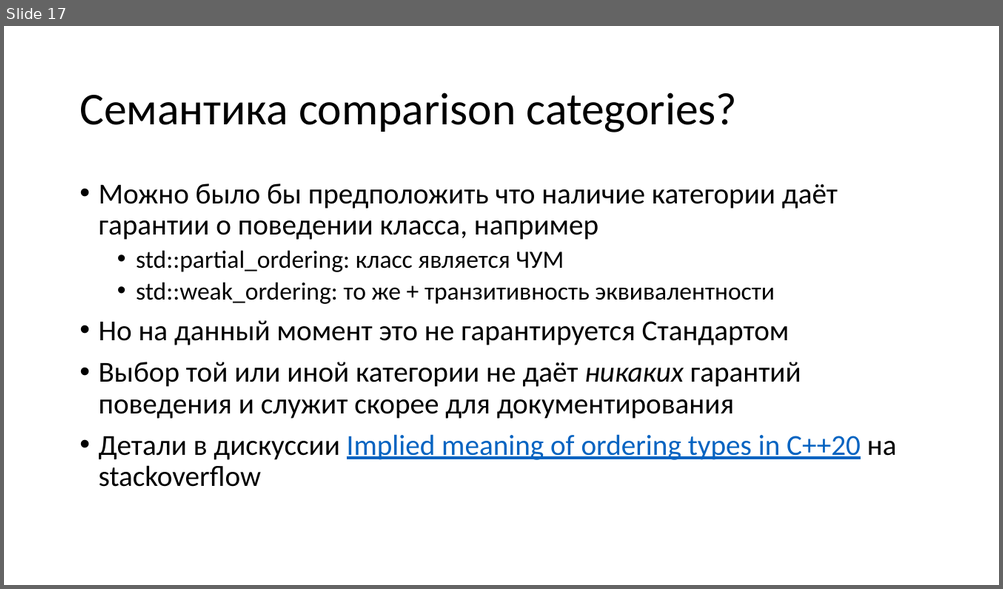
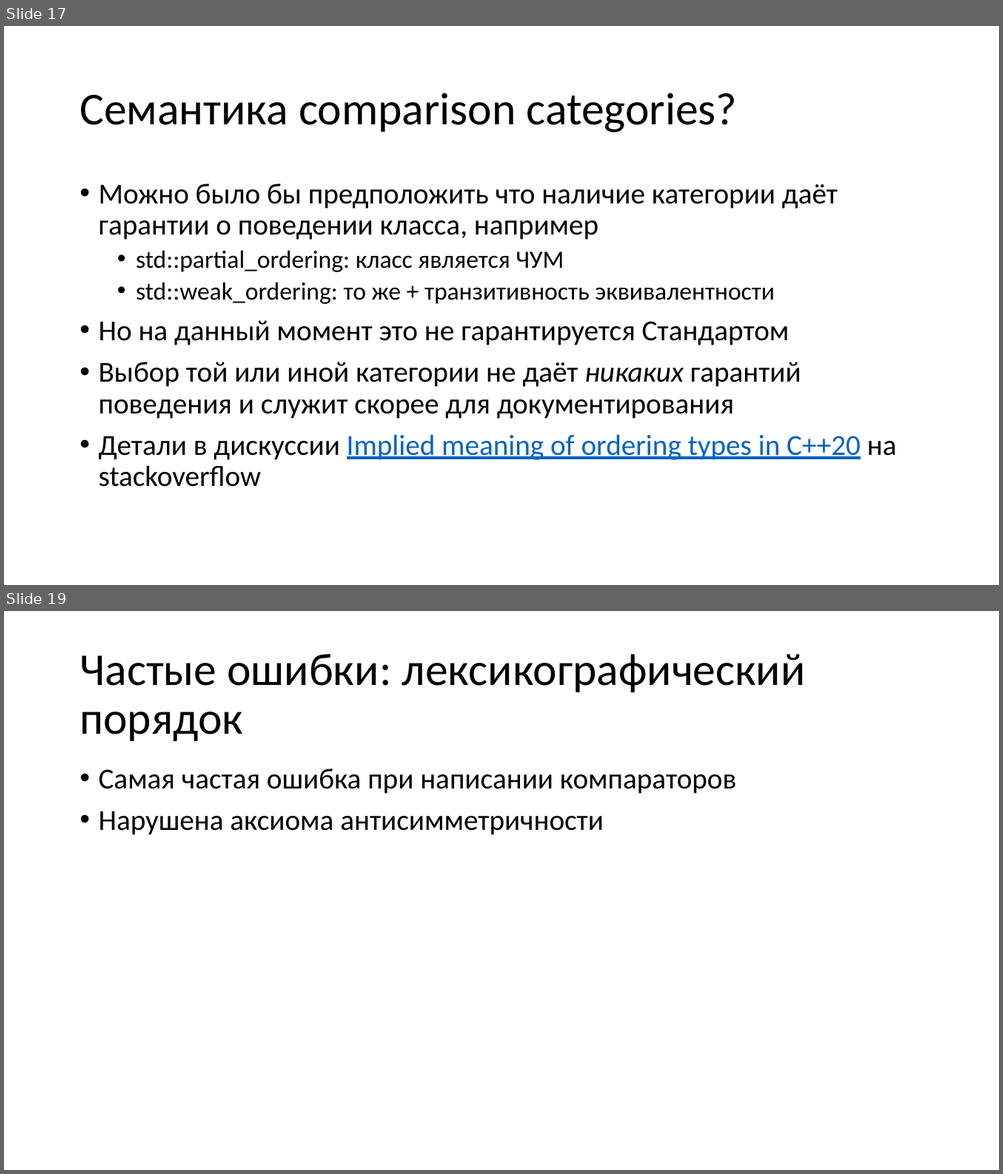
Before and after one commit to yugr/CppRussia, a slide deck: 2023/RU.pptx. Shown one above the other, each under a label of ours: slide 17 before the commit, slides 17 and 19 after it; the slides between them are not shown. The pictures are 1003x589 and 1003x1174 pixels, drawn with LibreOffice and Linux fonts; fonts in the diff are those of the drawing. Boxes give left, top, right and bottom in pixels: in the first picture for what was removed or moved away, otherwise in the second. Text is boxed around its words. In the diff, an @@ line names an element or a change of style, - is before the commit and + after.

```diff
--- a/2023/RU.pptx
+++ b/2023/RU.pptx
@@ slide 19 added at [4, 611, 999, 1170], background #FFFFFF @@
@@ title added at [79, 654, 805, 741], 44 pt, text #000000 @@
+Частые ошибки: лексикографический порядок
@@ text added at [99, 769, 736, 835], 28 pt, text #000000 @@
+• Самая частая ошибка при написании компараторов
+• Нарушена аксиома антисимметричности
```
Also in this commit, not shown: 15 other slides added.
